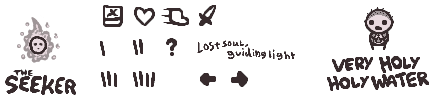
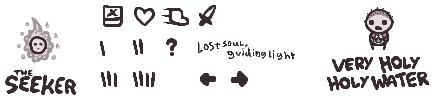
Revision of a layered 444x96 image; what changed, layer by layer:
pixels changed over [197, 40, 293, 59] (layer not identified)
